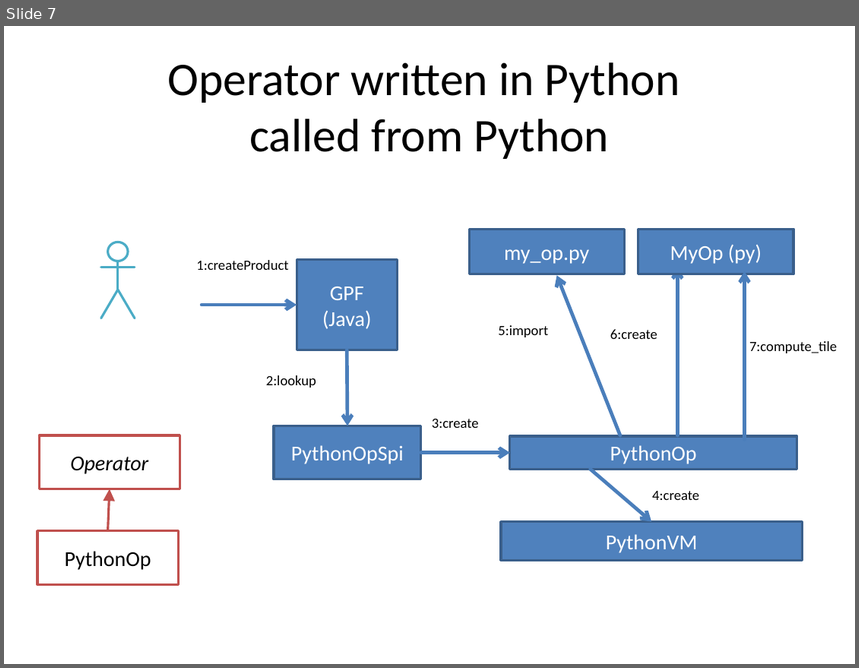
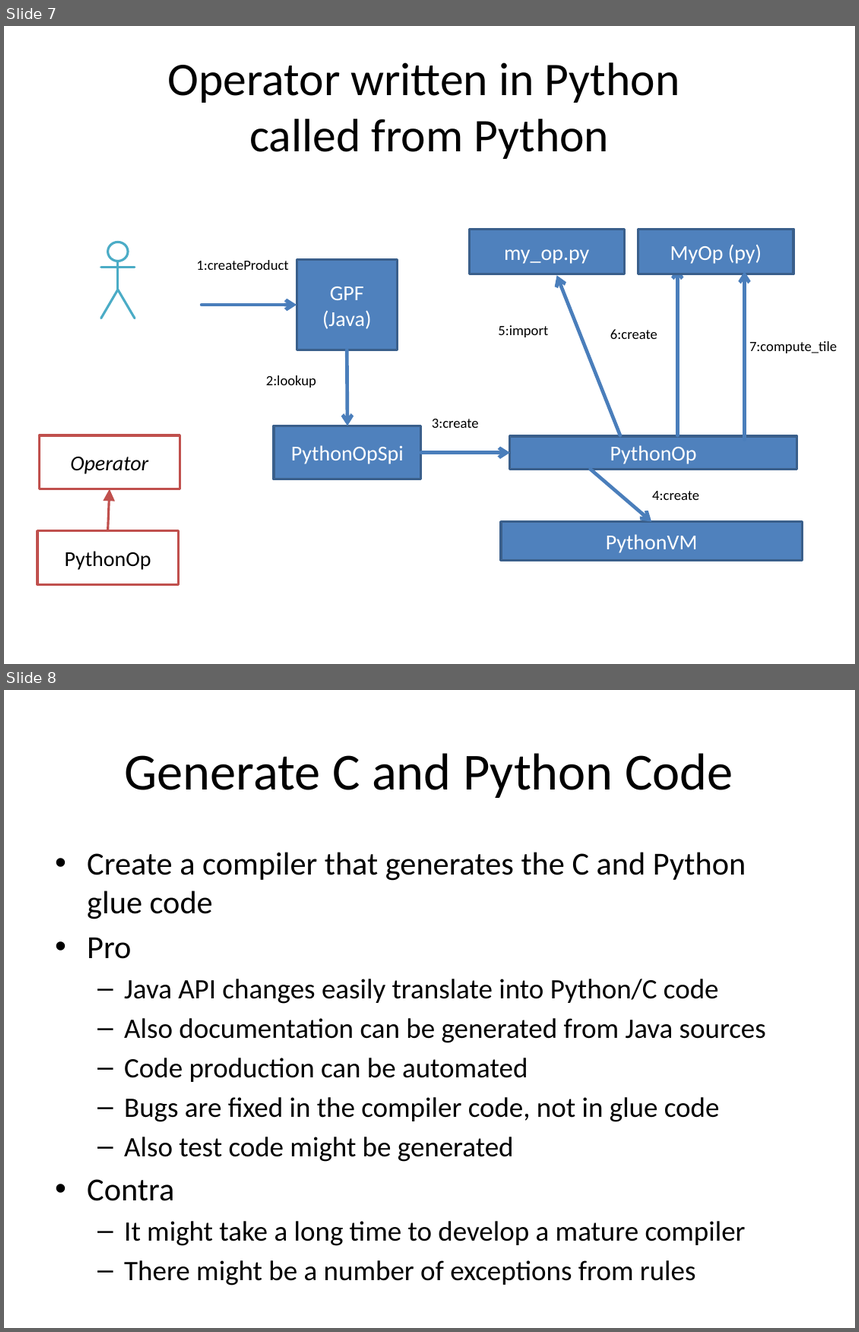
Before and after one commit to bcdev/beam-extapi, a slide deck: docs/beam-extapi.pptx. Shown one above the other, each under a label of ours: slide 7 before the commit, slides 7 and 8 after it. The pictures are 859x668 and 859x1332 pixels, drawn with LibreOffice and Linux fonts; fonts in the diff are those of the drawing. Boxes give left, top, right and bottom in pixels: in the first picture for what was removed or moved away, otherwise in the second. Text is boxed around its words. In the diff, an @@ line names an element or a change of style, - is before the commit and + after.

```diff
--- a/docs/beam-extapi.pptx
+++ b/docs/beam-extapi.pptx
@@ slide 8 added at bbox=[4, 690, 855, 1328], background #FFFFFF @@
@@ title added at bbox=[125, 753, 733, 798], 44 pt, text #000000 @@
+Generate C and Python Code
@@ text added at bbox=[87, 852, 766, 1286], 23.8 pt, text #000000 @@
+• Create a compiler that generates the C and Python glue code
+• Pro
+  – Java API changes easily translate into Python/C code
+  – Also documentation can be generated from Java sources
+  – Code production can be automated
+  – Bugs are fixed in the compiler code, not in glue code
+  – Also test code might be generated
+• Contra
+  – It might take a long time to develop a mature compiler
+  – There might be a number of exceptions from rules
```
Also in this commit, not shown: 2 other slides added.
